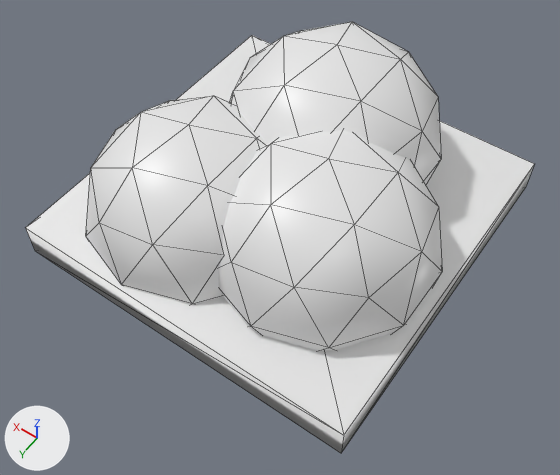
The OBJ model assets/tiles/boulders.obj as it was, and as the next commit left it.
Both versions are drawn from a 50 mm camera at (-16.0, 23.1, 33.1) aimed at (-0.9, 2.1, 0.0). The lights are fixed; the arrows at lower left show +X, +Y and +Z. Mesh edges are drawn as thin lines. Where no turn or scale is listed for an object, it has been applied to the vertices. Vertices at the same position are counted once.

Script lines for the objects in view, before the commit:
```python
me_cube = bpy.data.meshes.new('Cube')
me_cube.from_pydata(...)  # a box spanning x -10.0..10.0, y -10.0..10.0, z -1.0..1.0; an icosphere of 80 faces spanning x -1.0..1.0, y -1.0..1.0, z -1.0..1.0; an icosphere of 80 faces spanning x -6.1..5.5, y -9.7..2.5, z -3.3..9.0; an icosphere of 80 faces spanning x -2.5..9.1, y -2.5..9.8, z -5.0..7.3; an icosphere of 80 faces spanning x -9.5..2.2, y -4.0..8.3, z -4.4..7.9
me_cube.materials.append(mat_material)  # white #e7e7e7
ob_cube = bpy.data.objects.new('Cube', me_cube)
ob_cube.location = (0.0, 0.0, 0.0)
```
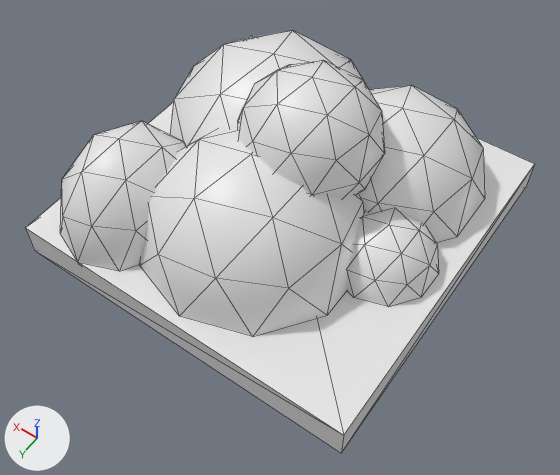
Edits to the bpy script that builds the scene:
```text
Change me_cube:
    where me_cube.from_pydata(...)  # 176 vertices, 332 faces; spans x -10.0..10.0, y -10.0..10.0, z -5.0..9.0
    used by ob_cube; location = (0.0, 0.0, 0.0)
    me_cube part 1: a new loose piece, an icosphere of 80 faces spanning x -8.9..1.0, y -9.6..0.8, z -4.2..6.2, in mat_material (white #e7e7e7)
    me_cube part 2: the loose piece of 42 vertices spanning x -2.5..9.1, y -2.5..9.8, z -5.0..7.3 is moved by (-3.5, -0.3, -0.2)
    me_cube part 3: a new loose piece, an icosphere of 80 faces spanning x -2.8..9.6, y -9.9..3.2, z -6.2..6.9, in mat_material (white #e7e7e7)
    me_cube part 4: a new loose piece, an icosphere of 80 faces spanning x -9.2..-3.8, y -2.1..3.6, z -1.9..3.8, in mat_material (white #e7e7e7)
    me_cube part 5: a new loose piece, an icosphere of 80 faces spanning x -4.7..2.5, y -4.0..3.6, z 2.1..9.7, in mat_material (white #e7e7e7)
    me_cube part 6: a new loose piece, an icosphere of 80 faces spanning x 2.8..9.5, y 1.4..10.0, z -4.4..6.3, in mat_material (white #e7e7e7)
    me_cube part 7: the loose piece of 42 vertices spanning x -6.1..5.5, y -9.7..2.5, z -3.3..9.0 is deleted
    me_cube part 8: the loose piece of 42 vertices spanning x -9.5..2.2, y -4.0..8.3, z -4.4..7.9 is deleted
```

Boxes (x1, y1, x2, y2) around the edits, measured in the pictures (560 x 475 px; the box of a moved part takes in the faces that stretch with it):
'Cube', reshaped: before (26, 22, 534, 453); after (26, 30, 534, 453)
part 1 of me_cube, added: after (359, 85, 485, 242)
part 2 of me_cube, moved or reshaped: before (86, 96, 266, 305); after (140, 126, 364, 336)
part 3 of me_cube, added: after (170, 30, 367, 146)
part 4 of me_cube, added: after (347, 209, 438, 306)
part 5 of me_cube, added: after (237, 60, 385, 199)
part 6 of me_cube, added: after (60, 121, 186, 271)
part 7 of me_cube, deleted: before (229, 22, 441, 185)
part 8 of me_cube, deleted: before (219, 130, 442, 351)
